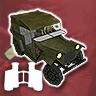
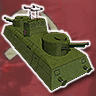
Layers edited between the first and the second w=96, h=96 image:
hid "Layer 5" over box(0, 57, 47, 95)
added layer "D2" above "BM-13N" over box(3, 5, 93, 91)
hid "GAZ-67" over box(10, 10, 86, 86)
